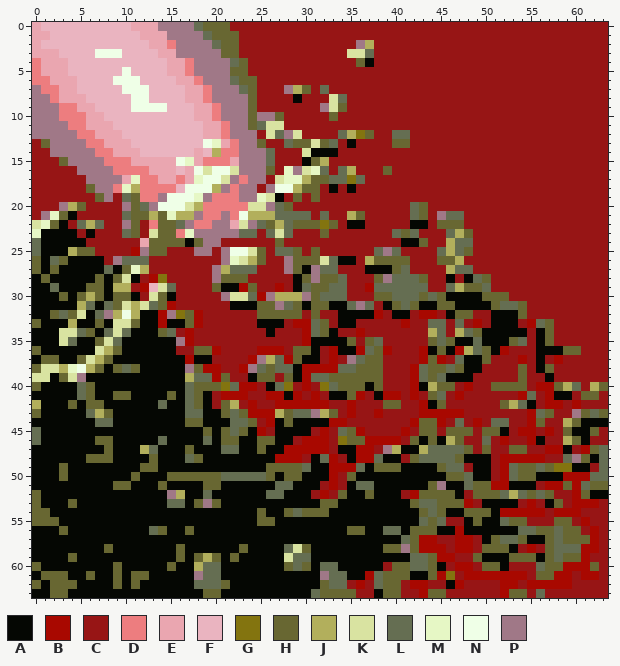
File history of a pixel-art sprite, testdata/splash32.png. The picture above is the old version.
The file is 64x64 pixels.
Palette (. is transparent): A #050703  B #a80800  C #971515  D #ed7d7f  E #eaa6b0  F #eab4c0  G #83740f  H #686732  J #b2af5c  K #d9e3a1  L #656e52  M #e6f7c5  N #efffe7  P #a07887
Pixels before (only the part around the change), first column x 0:
 0 EFFFFFFFFFFEEEPPPPLHHHCCCCCCCCCCCCCCCCCCCCCCCCCCCCCCCCCCCCCCCCCC
 1 EEFFFFFFFFFFEEEPPPPLHHHCCCCCCCCCCCCCCCCCCCCCCCCCCCCCCCCCCCCCCCCC
 2 EFFFFFFFFFFFFEEDPPPPLHHCCCCCCCCCCCCCPJCCCCCCCCCCCCCCCCCCCCCCCCCC
 3 EEEFFFFNNNFFFFEEPPPPPHHCCCCCCCCCCCCKKLCCCCCCCCCCCCCCCCCCCCCCCCCC
 4 DEEEFFFFFFFFFFFEEDPPPPLHCCCCCCCCCCCCHACCCCCCCCCCCCCCCCCCCCCCCCCC
 5 DEEEFFFFFFNFFFFEEDPPPPHHCCCCCCCCCCCCCCCCCCCCCCCCCCCCCCCCCCCCCCCC
 6 DDEEEFFFFNNNFFFFEEDPPPLHHCCCCCCCCCCCCCCCCCCCCCCCCCCCCCCCCCCCCCCC
 7 PDDEEFFFFFNNNFFFFEEDPPPLHCCCPJHCLCCCCCCCCCCCCCCCCCCCCCCCCCCCCCCC
 8 PPDEEEFFFFFNNFFFFEEDPPPPHCCCCACCCKLCCCCCCCCCCCCCCCCCCCCCCCCCCCCC
 9 PPPDDEEFFFFNNNNFFFEEDPPPHCCCCCCCPKHCCCCCCCCCCCCCCCCCCCCCCCCCCCCC
10 PPPDDDEEFFFFFFFFFFEEDPPPHPPHCCCCCHCCCCCCCCCCCCCCCCCCCCCCCCCCCCCC
11 PPPPDDEEEFFFFFFFFFFEEDPPHLKKCCCCCCCCCCCCCCCCCCCCCCCCCCCCCCCCCCCC
12 PPPPPDDEEEFFFFFFFFFEEDPPPCKLPKCCCCLJGHCCLLCCCCCCCCCCCCCCCCCCCCCC
13 CHPPPPDDEEEFFFFFFFFNMEDPPHCCLHHKHLCACCCCHHCCCCCCCCCCCCCCCCCCCCCC
14 CCPPPPPDDEEEFFFFFFEFJDDPPPLCCCKAAACCCCCCCCCCCCCCCCCCCCCCCCCCCCCC
15 CCCHPPPPDDDEEEEENMEDDDEPPPLCCCAHJCCCCCCCCCCCCCCCCCCCCCCCCCCCCCCC
16 CCCCCPPPPDDDDEEEFENKNNKPPPHCMPKMLCLJCCCHCCCCCCCCCCCCCCCCCCCCCCCC
17 CCCCCCPPPPEMDDEEDEMNNKPDPPCKMMJHHLLGLCCCCCCCCCCCCCCCCCCCCCCCCCCC
18 CCCCCCHPPDMJDDDDFNNNJPDPPCPNNJHHCACACCCCCCCCCCCCCCCCCCCCCCCCCCCC
19 CCCCCCCHPCLHDDPNNNMPDDDPPMKACHCHCCCCCCCCCCCCCCCCCCCCCCCCCCCCCCCC
20 CCCPJHCCCCPHLPNNNKJDDDDDKKPLHCCCCCCCCCCCCCLHCCCCCCCCCCCCCCCCCCCC
21 CPMHACCCCCLHHJHMJJPDDPDNJJJLLLLCLCCJHCCCCCLHCPLLCCCCCCCCCCCCCCCC
22 KMHACLJLCCPHCDHHLPDDPPEKPLHJLHHHGHCAACCCCCAACHHHCCCCCCCCCCCCCCCC
23 MAAAACACCCLHCKHHDMPPPPPLLCLKLCCCHCCCCCCCLHLCCCLJHCCCCCCCCCCCCCCC
24 LAAAAACCCCCCEHHHHAHPPCCCCCCHCCCCCCCCCCCCCAAHCCJLLCCCCCCCCCCCCCCC
25 LAAAJHHCCCCBPHHCCCPPCPNNKHCLLHCHCCCCCCLPLCCCCLJLHCCCCCCCCCCCCCCC
26 HALHAAAACPLLLCCCCCCCCPMKJHCCPHHHKLAACJHHHHCCCHHJCCCCCCCCCCCCCCCC
27 HAHAAAAALAHMJCCCCCCCPJLLLCCCPHAPLLCCCAAAHLCCCCJLLCCCCCCCCCCCCCCC
28 AHAAAAAHAHKACBGCCCCCPHHHCCCCCAHPHHLCCCHPLLLHCCACALHCCCCCCCCCCCCC
29 AALAAAHHAJJCBFKLCCCCHAABHCCBCALHHLLCCBLLLLLLCCLJHHLCCCCCCCCCCCCC
30 AAAHAHJHAHHACKHACCCCCPKKLBPJJJPHLLLCCCHHLLLHLHAAAAHHHCCCCCCCCCCC
31 AAAAAJLALHKJKLHBCCCCCCAAAHHPLHAHHAALPLCAHLHAAHHAAAAHLLHCCCCCCCCC
32 AAHLHKALPJNJAABPGHBCCCCCCHHHHHCHCCAAAABCAACBBCAHHCCAAAHCCCCCCCCC
33 HAAAJAAHAKKHAABAAHBCCCCCCAAACBBLHCAACCCCCBCCLLCLCBCAAACBLHCCCCCC
34 AAAKKLHALKLAAAHLCBCCCCCCCCACCCBLHACCBCCCCCCCJLCJLHAAAAACAHCCCCCC
35 AAAKLAAHKLAAAAAAPBCCCCCCCCCCCCBAAAAHCHLCCCCCHLHAALAAAHLCAHCCCCCC
36 HAAAAAAKJHAAAAAACCHHBCCCCBBBCHHACBAABLHBCCCBAHABJLHABCCCAAAHHCCC
37 AHHAAHKJHAAAAAAAABAACCCCBPJLBHAACBCPLHHCCCCBHBCLAAHCCCBCACBCCCCC
38 HKKJMNJHAHLHAAAAAPHBBCCBPLHLLABBBBLLHHHCCCBLHHLHAACCCCHCAHCCCCCC
39 KKAHKPAAAAAAAAAAAJLLBHCCAHHCHABLLHHHHHHCCCBLHLAAACCCCCHCCACCCCCC
40 HAAAALHAAAAAAAAAALHHHGLBBCALGCBCGLHHHAHCCCBAJHHCBCCHHHHCBBHJLCJH
41 AAAAALHAAHHAAAAHALHACBBBCCBBABCBCAAHBCABBCBCHLCBCCCCCCBLCBAACHHC
42 JAAAHAHHAAAAAALAALHACHJCBCCBBBBBBCCBCCCHHCCBAHCCCCCCHJLACBBCBCCC
43 HAAAAALJHAAAAAAAALLAAHLHBBBJHLLPJHCBCCBCCCCBBBBBCCCCCCCBLHCCPHLH
44 AAAAAAALLAAAAAAAAHHAAALLHCBAHAAAABBCCCCCCCBHHBCLCBCLLCCBHCCJHAAA
45 LAAAAAAAAAAAAAAAAAAHAHLHABCAAAACBCLHBCCCCBCHHCHHHCHHACBBCBCHAAHC
46 LAAAAAAHHAAAAALAAAALAHHAAHHAACBBBCGHHBBBBCHAHAJHCCLCBCCBACCJHACC
47 AAAAAAAAHAAAJLAAAHAAALLAAHAABBBBBCAABBCPJAAJLLLLHCHCCHHCCBBACBHL
48 AAAAAAHHHAAAAHAAALHAAAAAAAABBBCALBCABBLAACHLLLLHAAACBBBBBCCLPHAL
49 AAAHAAAAAAAAHHAAAAAAAAAAAAHHHHLAABBBLAHHHAAAAHLLCAACBLHHLHGGAACL
50 AAAHAAAAAAAHAAAHHHHHHLLLLLHAHHAAABCHAAAAAAAAAAHHLAACBLHHAAABBBLL
51 AAAAAAAAAHHAAAHAAAAHHAAAAAALLAAACBCALLAAAAAAHPAALHHBBAAACBBHBLHH
52 HAAAAAAAAAAAAAAPJAALAAAAAALLAAACBCHAAHAAACBHHHHACHHHLJLHLHCCBHAA
53 HAAAHAAAAAAAAAALLAHPHAAAAAAAAAAAHHAAAAAAAAHLLHHHBCAAAACBCAHCBBBC
54 HHAAAAAAAAAAAAAAAAAAAAAAAHAAHLHHHAAAAAAAAAAHLHAAHHHABBBBBCBBBCCC
55 HHHAAAAAAAAAAAAAAAAAAAAAAHHAAAAAAAAAAAAAAAALHLCCAHAALHHCCCHHCBCC
56 AAAHAAAAAAAAALHAAHAAAAAAAAAAAAAAAAAHHAALLAHHHAABAAAAAALLHHLHHCBC
57 AAAAAAAAAAAAAAAAAAAAAAAAAAAAAAAAAAAAAAAAALHBBCCBBCAHLLHAAHLHHHBC
58 AAAAAAAAHAAAAAAAHAAAAAAHAAAALKHAAAAAAAAHHPHBBBCBBCHHHACBCHLLLBBC
59 AAAAHAAAAAAAAAAAHAHJHAHAAAAAKLLAAAAAAAAAAALLHBBCCHAAAHHHAHLHHBCC
60 HAAAAAAAAHAAAAAHAAJLLAAAAAAAHLHALLAAAAACHHLLHACBBCHHACCCLHHBBBHC
61 AHHHAAHAAHAHHAAAAAPLLAAAAAAAAAAAPLLAABLHHHAAHBGCBBBBBBBCHHBBCBBC
62 HAHHHAAAAHAHAAAAAALLLHAAAAAAAAAAHLLCBCLHHCBBCCABCCCCBBCBBBBBCCCC
63 AAHHAAAAAAAAAAAAAAAHHAAAAAAAAAALHHHHCCAHHCCBHHCCCCCCBHHCLCCCCCCC
After:
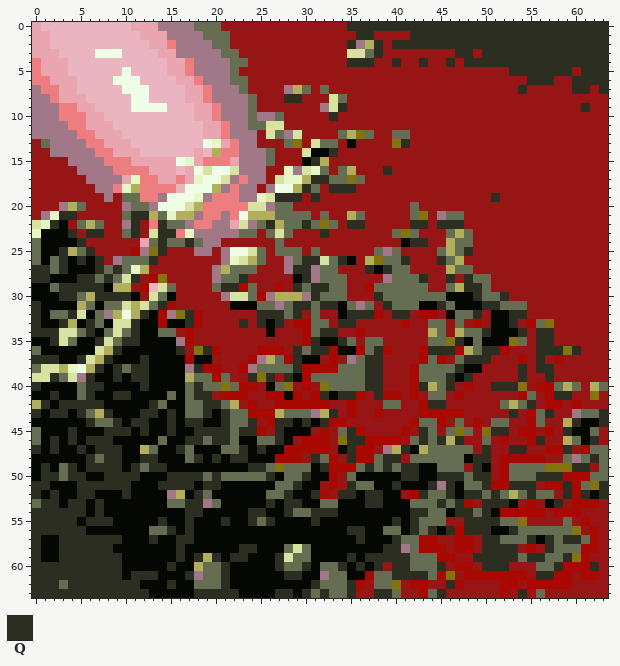
Colours new in this view: Q #2b2e20
Diff:
Changed rows in their new state; - is an unchanged pixel.
first column x 0:
 0 -------------------LLC-------------QQQQQQQQQQQQQQQQQQQQQQQQQQQQQ
 1 --------------------LLC-------------QQ----QQQQQQQQQQQQQQQQQQQQQQ
 2 -E-------------------LC------------Q--Q-QQQQQQQQQQQQQQQQQQQQQQQQ
 3 ---------------------LL---------------Q--------QQ-QQQQQQQQQQQQQQ
 4 -----------------------L-----------QQQ--Q--Q--Q-QQQQQQQQQQQQQQQQ
 5 ----------------------LC-----------------------------QQQQQQQ-QQQ
 6 -----------------------LC------------------------------QQQ--QQQQ
 7 ------------------------C-----L-----------------------Q-----QQ-Q
 8 ------------------------L---QQ----------------------------------
 9 ------------------------L---------Q--------------------------Q--
10 ------------------------L--L-----Q------------------------------
11 ------------------------L---------------------------------------
12 -------------------------------------L--------------------------
13 -L-----------------------C---GC-L-------GQ----------------------
14 ---------------------------------Q------------------------------
15 ---C---------------------------Q--------------------------------
16 --------------------------C------------Q------------------------
17 -------------------------------QQ-------------------------------
18 ------C-----------------------QL-QQQ----------------------------
19 -------C---L---------------QQQ-Q-------------------Q------------
20 -----L-----L----------------L--------------C--------------------
21 ---QQ------QQ-L---------------------L------G--------------------
22 --Q--------Q--QL----------Q--LQL-L-QQ-----QQ-QQQ----------------
23 ----Q-QQ---Q--QQ----------------Q--------G------L---------------
24 -----Q-------LQLLQL--------L--------------QQ--------------------
25 ---Q-LQ------GQ----------L---L-L----------------Q---------------
26 L--Q-Q-Q-----Q-----------L---LQQ--Q---GLLQ---QL-----------------
27 QQLQ---Q-QL------------------QQ------Q-QL-----------------------
28 QQ---QQLQL-Q---------LLQ------Q-LL----C----Q--Q-Q-L-------------
29 ---QQQQQ------------LQQ-L----Q-QQ---------------QQ--------------
30 ---QQL-QQQQ---L----------------Q------QL---L-L---QLLQ-----------
31 Q--------L----Q----------LL--QQLQQ-----QL-L--QL---QQ--L---------
32 Q-L-Q-------Q----Q-------QQQLQ-L---QQQ--QQ-----LLQ---QQ---------
33 Q--Q--QL---Q-----Q-----Q-Q-Q----L-QQ-----------------Q---G------
34 QQQ---Q----Q--L-----------------QQ---------------LQ---Q-QQ------
35 --Q----Q--QQ-------------------Q--QL-L------L-GQ-----G--QQ------
36 L--------Q------Q-GQ---------QLQQ-----Q-----QQQ---QQ----QQQGQ---
37 QQQ--Q--Q---Q----------------Q-------QQ-----L---QQQ-----Q-------
38 L------Q-Q-QQ-----Q-------L--Q------LQQ-----LL-Q------Q-QQ------
39 --QL--Q--Q-QQ--------L--QGQ-Q----LLLLQQ-----L-Q-Q-----Q--Q------
40 Q-----QQ----Q-----QLL-------------LLLQQ----Q-LQ----QQQG---L----L
41 --Q---Q--QQ----L--QQ------------Q-QQ--Q-----L-------------QQ-CG-
42 -Q-QQQQQ-----Q----LQQL-----------------LL---QQ------L--Q--------
43 Q-QQ-Q--Q---QQ-Q---Q-Q-L----L----Q-------------------Q---Q---L-Q
44 ------Q--Q-QQ--Q-QQ--Q--Q--QQ-Q-Q----------LL-----------L---Q--Q
45 ----Q---QQQ-Q--Q--QQQQ-QQ--Q-------Q-------QL-LGL-GQQ------Q--L-
46 --Q-Q-QQQ--------QQ-QQL--LLQ-------QQ-----LQLQ-Q--------Q---L-Q-
47 Q-Q--Q-QQQ------QL-----Q-Q---------Q-----Q------L-Q--QQ----Q--L-
48 ------QLQQ--QQ----Q-Q-QQ-------Q---Q---QQ-L----L-QQ----------LQ-
49 -Q-LQ-QQQQ-QLQQ---------QQLGLL--Q----QLQLQQ--L---Q----LL-G--QQ--
50 -QQLQQ--QQQQ---QQQQLQ-----Q-LLQ----L-----QQ--QQQ-QQ---LLQQQ-----
51 QQ---QQQQQQ---QQQQ-QQ--------Q-----Q----Q---Q-Q--LQ--QQQ---Q--GQ
52 Q-Q--QQ---Q-------Q---------Q--Q--QQ-QQ----QLLQ-QQLQ---Q-L-Q-Q-Q
53 LQQ-QQ-Q---------QQ-L-----Q-QQ--LL---QQ---L--QLQ--QQQ-----Q-----
54 QQQQQQ-Q---------QQ-----QQ--Q-LQQQ--------QQ-L-QQLQ-------------
55 QQQQQ-QQQ-----Q--Q---Q--QLQ----Q--------Q-Q-L---QQQQ-LG---CL----
56 QQQQQQ--------LQ-Q-----------------QQ-----QLQ-Q-QQQ--Q--LL-LG---
57 Q--QQQQQQQ---Q--QQ------------------Q---Q-L-------QQ--LQ-Q-QQL--
58 Q--QQQQQQ-------Q------QQ-----L--------QQ-L-------QQQQ---Q------
59 Q--QQQQQQQ------Q-Q-Q-QQ---Q-------Q-QQQQQ--L----QQQQQLQQL-QG---
60 QQQQQQQQQQ-----Q-----Q-----QL-Q---Q-Q-Q-QQ--LQ----QQQ----LQ---Q-
61 QQQQQQQQQQ-QQQ---Q---Q------QQ---------LQQQQL-----------QQ------
62 QQQLQQQQQQQQ---Q-----Q---------QL--Q---LG-----Q-----------------
63 QQQQQQQQQQQQQ-----QQQQQ----QQ-Q-QLLQ--QQL---LQ-------CQ---------
Changed places in both pictures, as pixel boxes (x1, y1, x2, y2):
changed: (32, 22, 608, 598)
